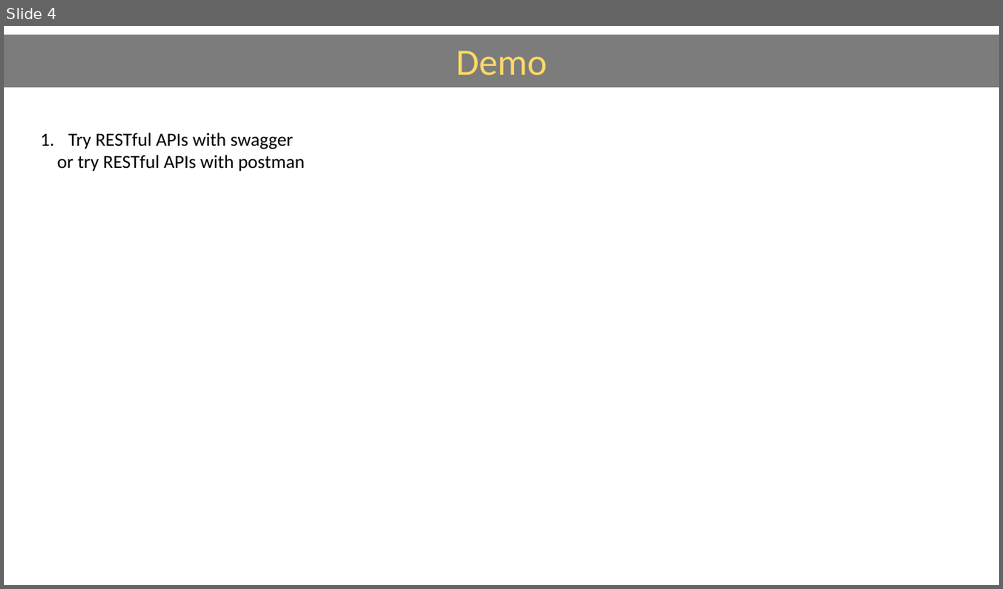
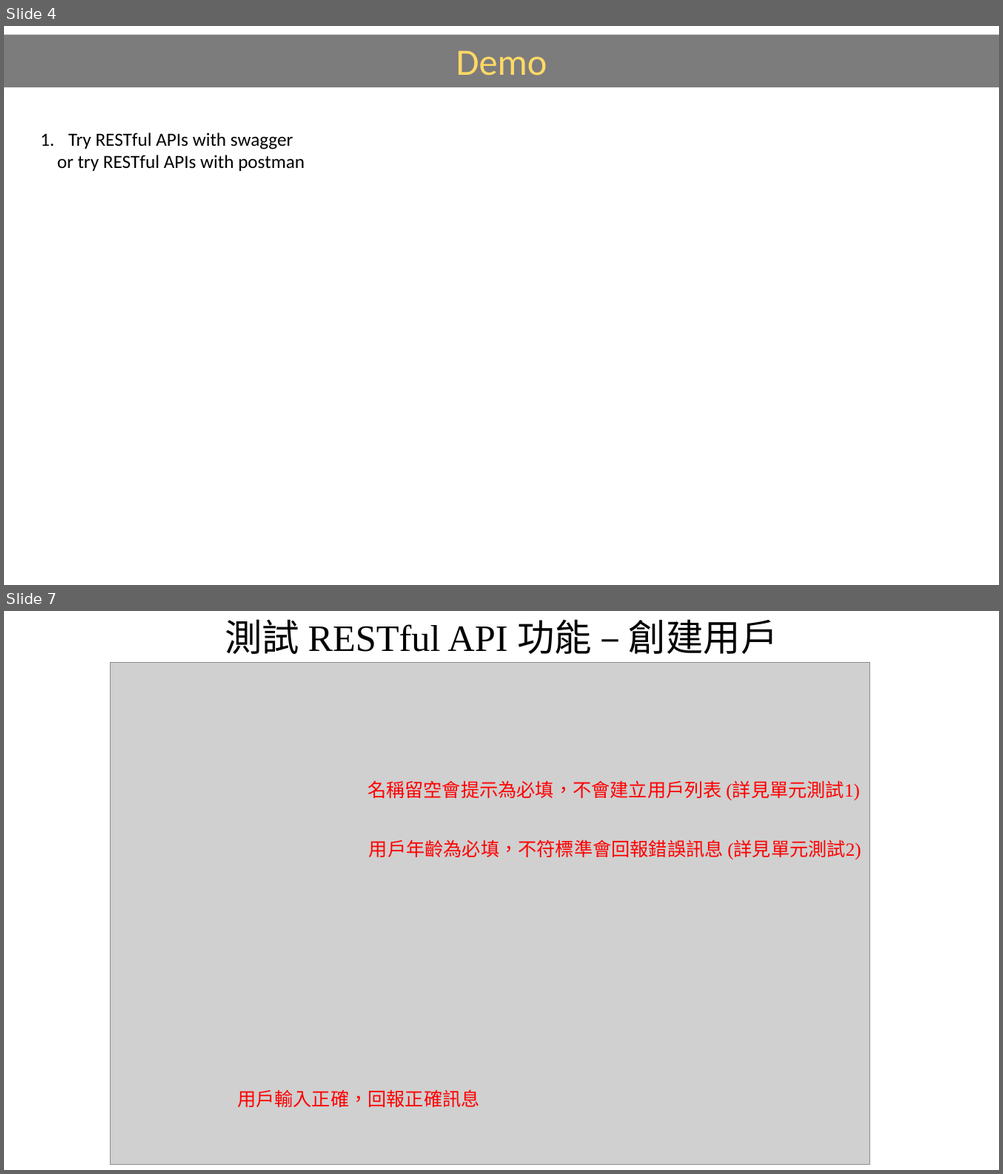
Before and after one commit to Teng91/RESTful-server-with-APIs, a slide deck: SW2_Backend_Handson_Practice_v3.pptx. Shown one above the other, each under a label of ours: slide 4 before the commit, slides 4 and 7 after it; the slides between them are not shown. The pictures are 1003x589 and 1003x1174 pixels, drawn with LibreOffice and Linux fonts; fonts in the diff are those of the drawing; grey boxes stand for pictures. Boxes give left, top, right and bottom in pixels: in the first picture for what was removed or moved away, otherwise in the second. Text is boxed around its words. In the diff, an @@ line names an element or a change of style, - is before the commit and + after.

```diff
--- a/SW2_Backend_Handson_Practice_v3.pptx
+++ b/SW2_Backend_Handson_Practice_v3.pptx
@@ slide 7 added at box(4, 611, 999, 1170), background #FFFFFF @@
@@ title added at box(225, 619, 778, 654), 36 pt, text #000000 @@
+測試 RESTful API 功能 – 創建用戶
@@ picture added at box(111, 663, 870, 1165) @@
@@ text added at box(367, 781, 859, 800), 18 pt, text #FF0000 @@
+名稱留空會提示為必填，不會建立用戶列表 (詳見單元測試1)
@@ text added at box(369, 840, 861, 860), 18 pt, text #FF0000 @@
+用戶年齡為必填，不符標準會回報錯誤訊息 (詳見單元測試2)
@@ text added at box(237, 1090, 480, 1108), 18 pt, text #FF0000 @@
+用戶輸入正確，回報正確訊息
```
Also in this commit, not shown: 2 slides changed, 10 other slides added, 6 slides removed, 5 other files.
